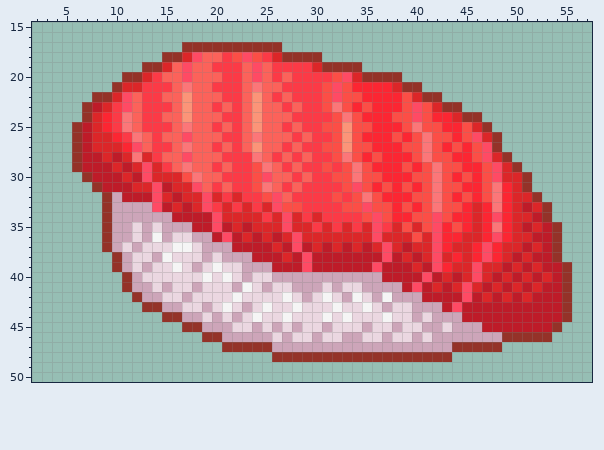
Pixel-art sprite, stored at Graphics/Icons/item820.png. The picture above was drawn from the file before the commit.
The file is 60x60 pixels. Shown: x 2..57, y 15..50.
Now the later version:
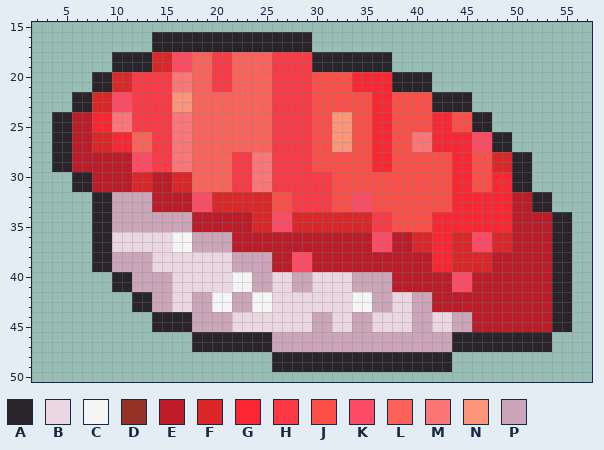
Palette (. is transparent): A #292429  B #ebd7e1  C #f5f5f5  D #943228  E #be1b28  F #dc2628  G #fc2632  H #fc3a46  J #fc4e46  K #ff4a64  L #fc625a  M #fc7678  N #fc9478  P #cda5b9
Diff:
Changed rows in their new state; - is an unchanged pixel.
first column x 4:
16 ----------AAAAAAAAAAAAAAAA--------------------------
17 ----------AAAAAAAAAAAAAAAA--------------------------
18 ------AAAAFFKKL-H-LLLLHHHHAAAAAAAA------------------
19 ------AAAAF-K-----L-L-----AAAAAAAA------------------
20 ----AAFFHH-HMM--H-L-L--H--JJ-JGGGGAAAA--------------
21 ----AAF-H---M-----L-L-H---J-J-----AAAA--------------
22 --AAFFK-H--HN----LL-L--H--J-J--J--J-JJAAAA----------
23 --AAF-K-H---N---L-L-L-H-H-J-J-J---J-J-AAAA----------
24 AAEEG-M-H--HMM---LL-L-HH--JJNN-J----J---JJAA--------
25 AAE-G-M-H---M---L-L-L-H-H-J-N-----J-J-G-J-AA--------
26 AAE----GL--HMM---LL-L-HH-HJJN--J---JM-GG-G-KAA------
27 AAE---G-L---M---L-L-L-H-H-J-N-----J-M-G-G-K-AA------
28 AAE--E-EKK-HMM---L---M-H-HJJ-J-JG-JJ-J-----J-FAA----
29 AAE---E-K-H-M---L---M-H-H-J-J-J---J-J-J-G-J-F-AA----
30 --AA---EFFEE-FL--L--MMHH-H----J--JJJ--J--GJ-GGAA----
31 --AAE-----E---L-L---M-H-H---J-J-J-J-J-J-G-J-G-AA----
32 ----AA-PPPEE-EK--F-FFFJJ-----JKK-JJJ--J--G-GG-EEAA--
33 ----AA----E-E-K-F-F-F-J-H---J-K---J-J-J-G-G-G-E-AA--
34 ----AA------PP--EEEE-FK--F-FFFFFHHJJ--GG--G-G-EE-EAA
35 ----AA--P-P-----E-E---K---F-F-F-H-J-J-G-G-G-G-E-E-AA
36 ----AABB-BBBCC--PP-E-E-EEEEEEEEE-KEEF-G-F-KKFFEE--AA
37 ----AAB-B-----P-------E-E-E-E-E-K-E---G---K-F-E-E-AA
38 ----AAP-PPBB---B-B--PP-EK--------E-E-EGGF-FFEE-E--AA
39 ----AAP-P---B-B-B-P-----K-------E---E-G---F-E-E-E-AA
40 ------AA-PPP---B-BCCPPBB--BBBB---P---E-EKKEE-E-E-EAA
41 ------AA--P---B---C-P-----B-B-P---E-E-E-K-E-E-E-E-AA
42 --------AA-P-BPPCCPPCC-B-B-B-B-C-PBB-P---E-E-E-E--AA
43 --------AAP-B-P-C-P-C---B---B-C-P-----E-E---------AA
44 ----------AAAA-P-PB-B--B--PP-BPP-B---PBB-P--------AA
45 ----------AAAAP-----B-B-B-P---P---B-P-B---E-------AA
46 --------------AAAAAAAAP-PP-PP--PP-PP-P--AAAAAAAAAA--
47 --------------AAAAAAAA------------------AAAAAAAAAA--
48 ----------------------AAAAAAAAAAAAAAAAAA------------
49 ----------------------AAAAAAAAAAAAAAAAAA------------
Changed places in both pictures, as pixel boxes (x1, y1, x2, y2):
changed: (52, 32, 572, 372)
